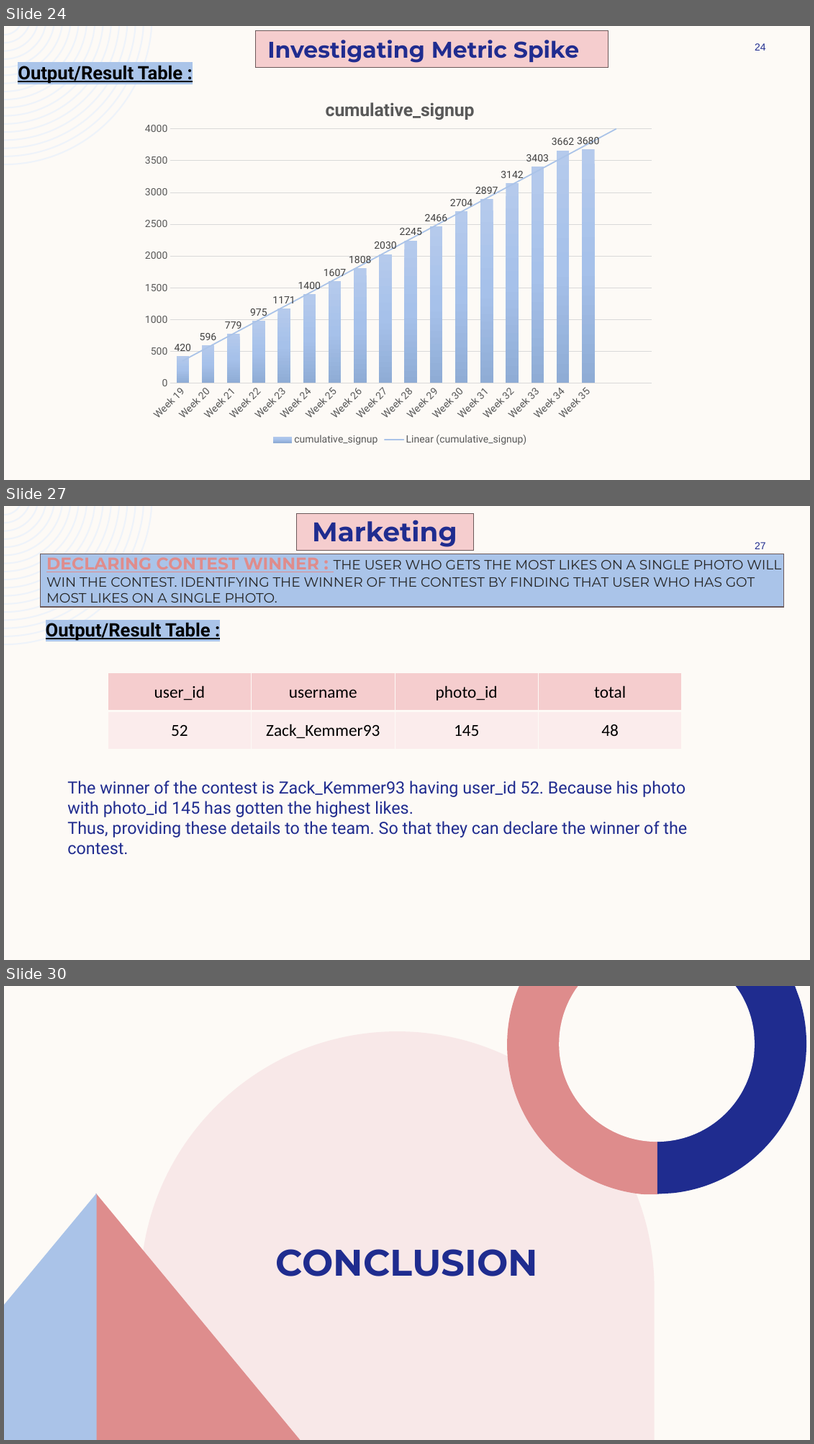
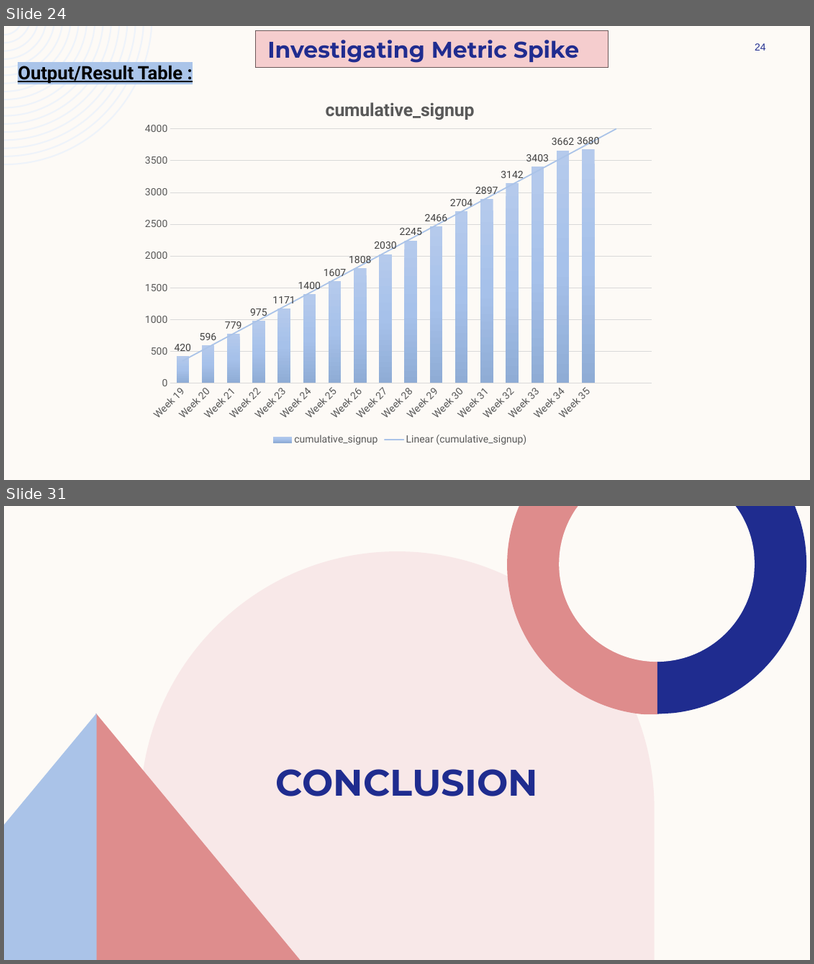
Before and after one commit to ShindeYash/Operation_and_Metric_Analytics, a slide deck: Report - Operation_and_Metric_Analytics.pptx. Shown one above the other, each under a label of ours: slides 24, 27 and 30 before the commit, slides 24 and 31 after it; the slides between them are not shown. The pictures are 814x1444 and 814x964 pixels, drawn with LibreOffice and Linux fonts; fonts in the diff are those of the drawing. Boxes give left, top, right and bottom in pixels: in the first picture for what was removed or moved away, otherwise in the second. Text is boxed around its words. In the diff, an @@ line names an element or a change of style, - is before the commit and + after.

```diff
--- a/Report - Operation_and_Metric_Analytics.pptx
+++ b/Report - Operation_and_Metric_Analytics.pptx
@@ slide 27 removed at bbox=[4, 506, 810, 960], background #FDFAF6; not listed: 1 template element that a slide beside it also shows @@
@@ rectangle removed at bbox=[297, 514, 474, 550] @@
@@ text removed at bbox=[312, 520, 458, 547] @@
-Marketing
@@ page number removed at bbox=[755, 542, 766, 549] @@
-27
@@ rectangle removed at bbox=[40, 554, 784, 607] @@
@@ title removed at bbox=[46, 554, 782, 607] @@
-DECLARING CONTEST WINNER : THE USER WHO GETS THE MOST LIKES ON A SINGLE PHOTO WILL WIN THE CONTEST. IDENTIFYING THE WINNER OF THE CONTEST BY FINDING THAT USER WHO HAS GOT MOST LIKES ON A SINGLE PHOTO.
@@ text removed at bbox=[46, 622, 211, 641] @@
-Output/Result Table :
@@ table removed at bbox=[108, 673, 682, 749], 2 rows, 4 columns @@
-user_id | username | photo_id | total
-52 | Zack_Kemmer93 | 145 | 48
@@ text removed at bbox=[67, 780, 687, 854] @@
-The winner of the contest is Zack_Kemmer93 having user_id 52. Because his photo with photo_id 145 has gotten the highest likes.
-Thus, providing these details to the team. So that they can declare the winner of the contest.
@@ what was slide 30 is now slide 31 @@
```
Also in this commit, not shown: 2 slides changed, 5 slides added, 3 other slides removed, 5 other files.
